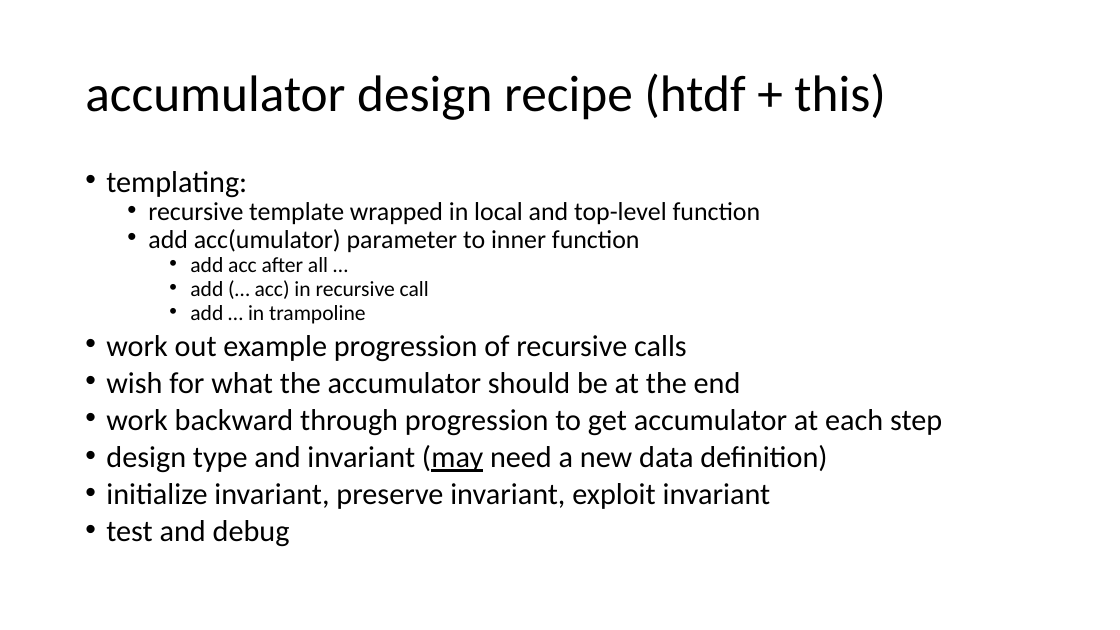
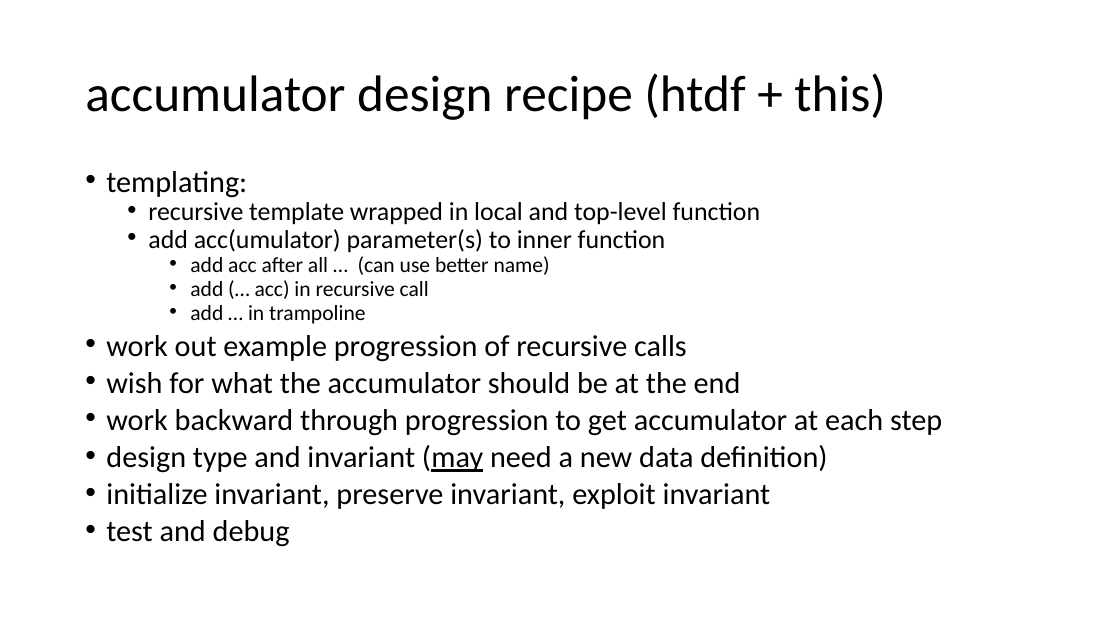
Before and after one commit to GregorKiczales/spd-materials, a slide deck: slide 5 of instructor/l18/l18-pad.pptx (slide 3 before the commit). Drawn at 1120x630 pixels with LibreOffice and Linux fonts; fonts in the diff are those of the drawing. Boxes give left, top, right and bottom in pixels: in the first picture for what was removed or moved away, otherwise in the second. Text is boxed around its words. In the diff, an @@ line names an element or a change of style, - is before the commit and + after.

Commit message:
improve graders, simplify explanation of types of accumulators

```diff
--- a/instructor/l18/l18-pad.pptx
+++ b/instructor/l18/l18-pad.pptx
@@ text at box(148, 229, 666, 275): text changed @@
-  • add acc(umulator) parameter to inner function
-    • add acc after all …
+  • add acc(umulator) parameter(s) to inner function
+    • add acc after all … (can use better name)
```
Also in this commit, not shown: 1 other slide changed, 5 slides added, 3 slides removed, 10 other files.
